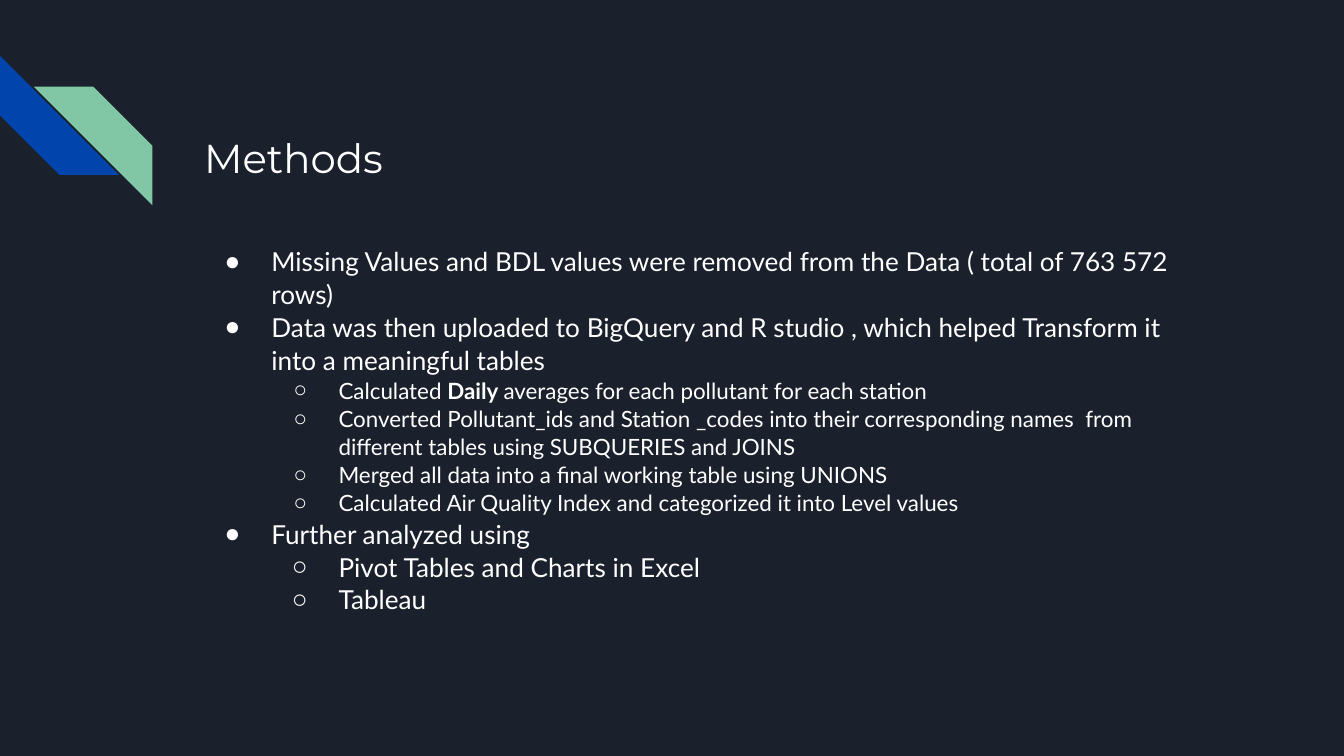
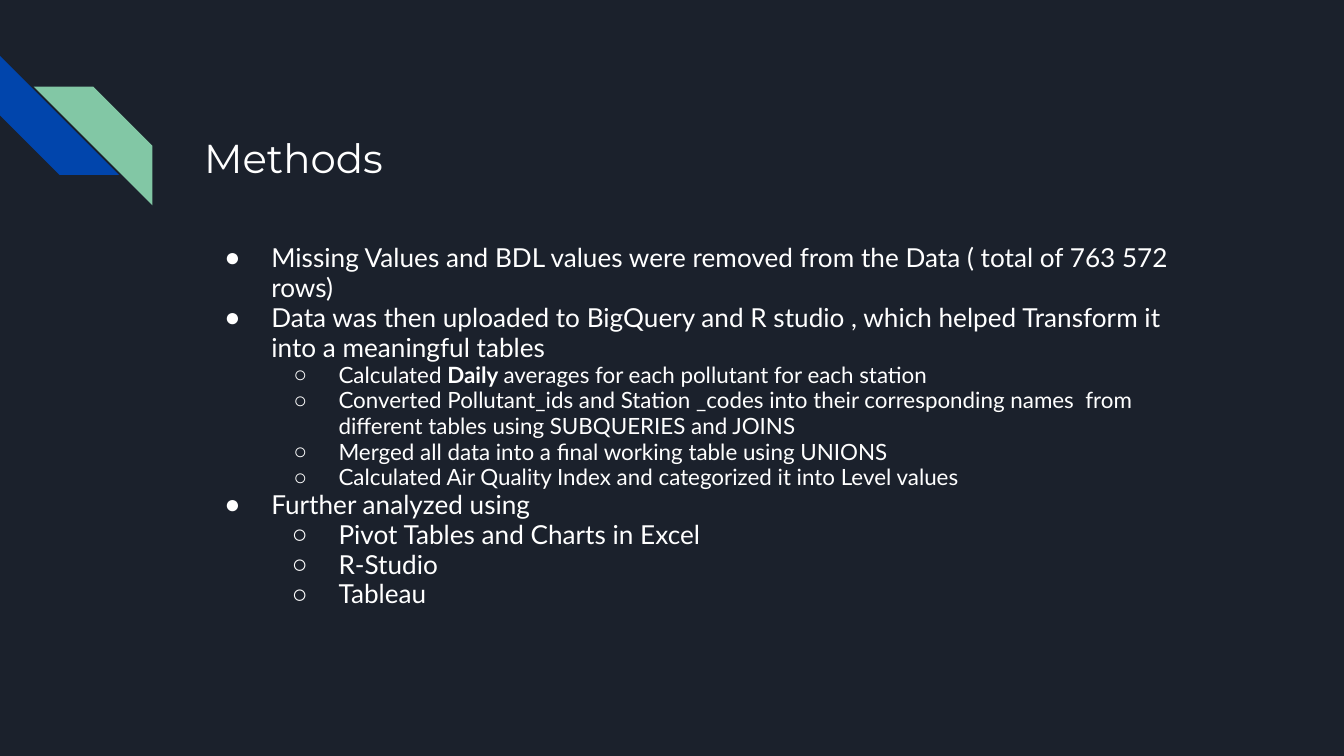
Before and after one commit to marinos32/Google-Data-Analytics-Capstone-Project, a slide deck: slide 5 of Air Pollution Change in Cyprus 2018-2023.pptx. Drawn at 1344x756 pixels with LibreOffice and Linux fonts; fonts in the diff are those of the drawing. Boxes give left, top, right and bottom in pixels: in the first picture for what was removed or moved away, otherwise in the second. Text is boxed around its words. In the diff, an @@ line names an element or a change of style, - is before the commit and + after.

```diff
--- a/Air Pollution Change in Cyprus 2018-2023.pptx
+++ b/Air Pollution Change in Cyprus 2018-2023.pptx
@@ text at [271, 247, 1168, 604]: line spacing 1.05 to 0.95 @@
@@ text at [339, 554, 438, 575]: paragraph added @@
+  ○ R-Studio
```
